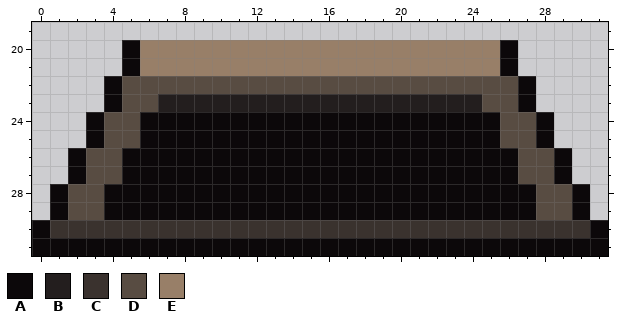
Pixel-art file -- projects/006_delve/art/prop_pit.aseprite. That is the earlier state.
32x32 pixels, 1 frame. Shown: x 0..31, y 19..31.
Palette (. is transparent): A #0c080a  B #231e1e  C #3a322e  D #584c42  E #987f68
Pixels before, first column x 0:
20 .....AEEEEEEEEEEEEEEEEEEEEA.....
21 .....AEEEEEEEEEEEEEEEEEEEEA.....
22 ....ADDDDDDDDDDDDDDDDDDDDDDA....
23 ....ADDBBBBBBBBBBBBBBBBBBDDA....
24 ...ADDAAAAAAAAAAAAAAAAAAAADDA...
25 ...ADDAAAAAAAAAAAAAAAAAAAADDA...
26 ..ADDAAAAAAAAAAAAAAAAAAAAAADDA..
27 ..ADDAAAAAAAAAAAAAAAAAAAAAADDA..
28 .ADDAAAAAAAAAAAAAAAAAAAAAAAADDA.
29 .ADDAAAAAAAAAAAAAAAAAAAAAAAADDA.
30 ACCCCCCCCCCCCCCCCCCCCCCCCCCCCCCA
31 AAAAAAAAAAAAAAAAAAAAAAAAAAAAAAAA
And afterwards:
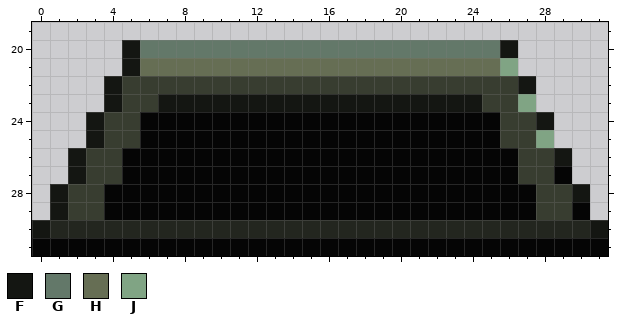
Colours new in this view: F #141612  G #637869  H #666e54  J #80a484
From old to new:
colour A: #0c080a -> #050505
colour C: #3a322e -> #23261f
colour D: #584c42 -> #383d30
y 20: x 5..26 AEEEEEEEEEEEEEEEEEEEEA -> FGGGGGGGGGGGGGGGGGGGGF
y 21: x 5..26 AEEEEEEEEEEEEEEEEEEEEA -> FHHHHHHHHHHHHHHHHHHHHJ
y 22: x 4 A -> F; x 27 A -> F
y 23: x 4 A -> F; x 7..24 BBBBBBBBBBBBBBBBBB -> FFFFFFFFFFFFFFFFFF; x 27 A -> J
y 24: x 3 A -> F; x 28 A -> F
y 25: x 3 A -> F; x 28 A -> J
y 26: x 2 A -> F; x 29 A -> F
y 27: x 2 A -> F
y 28: x 1 A -> F; x 30 A -> F
y 29: x 1 A -> F
y 30: x 0 A -> F; x 31 A -> F
Boxes around the changes in both pictures, in picture pixels (x1, y1, x2, y2):
changed: (32, 40, 608, 256)
